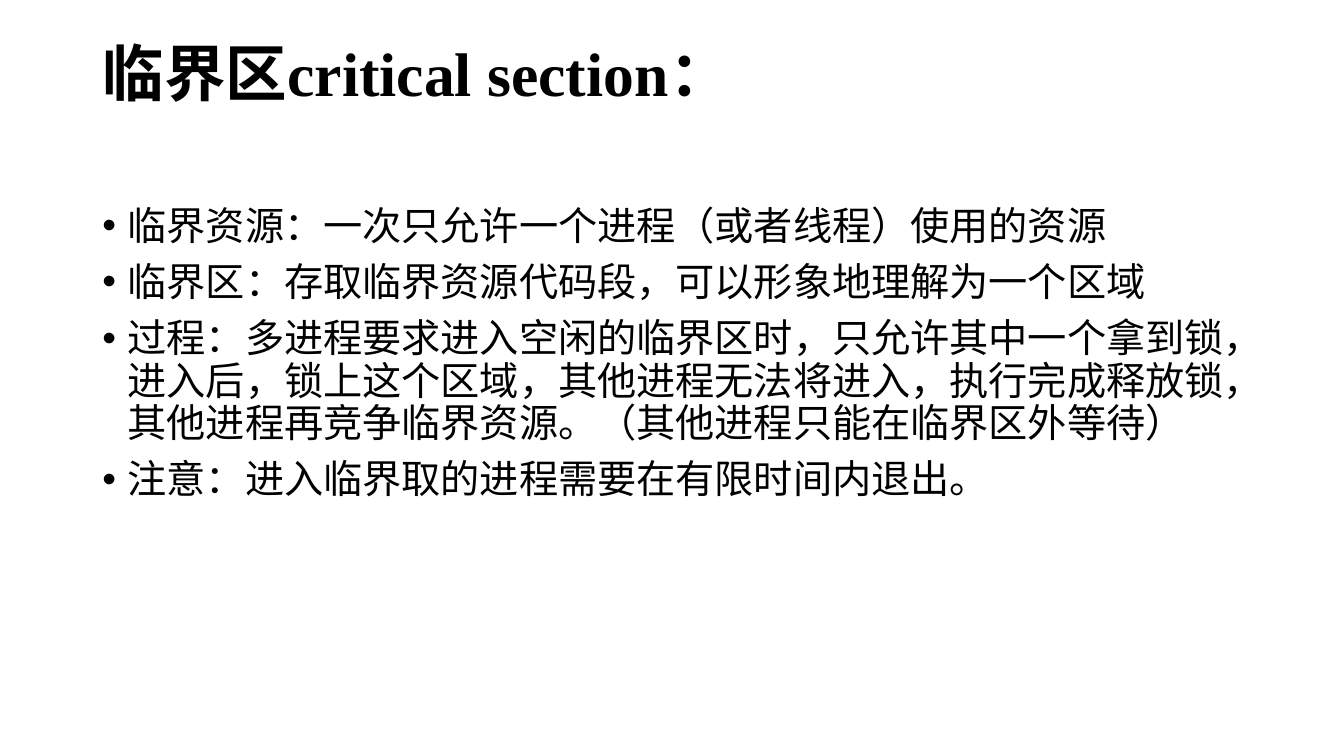
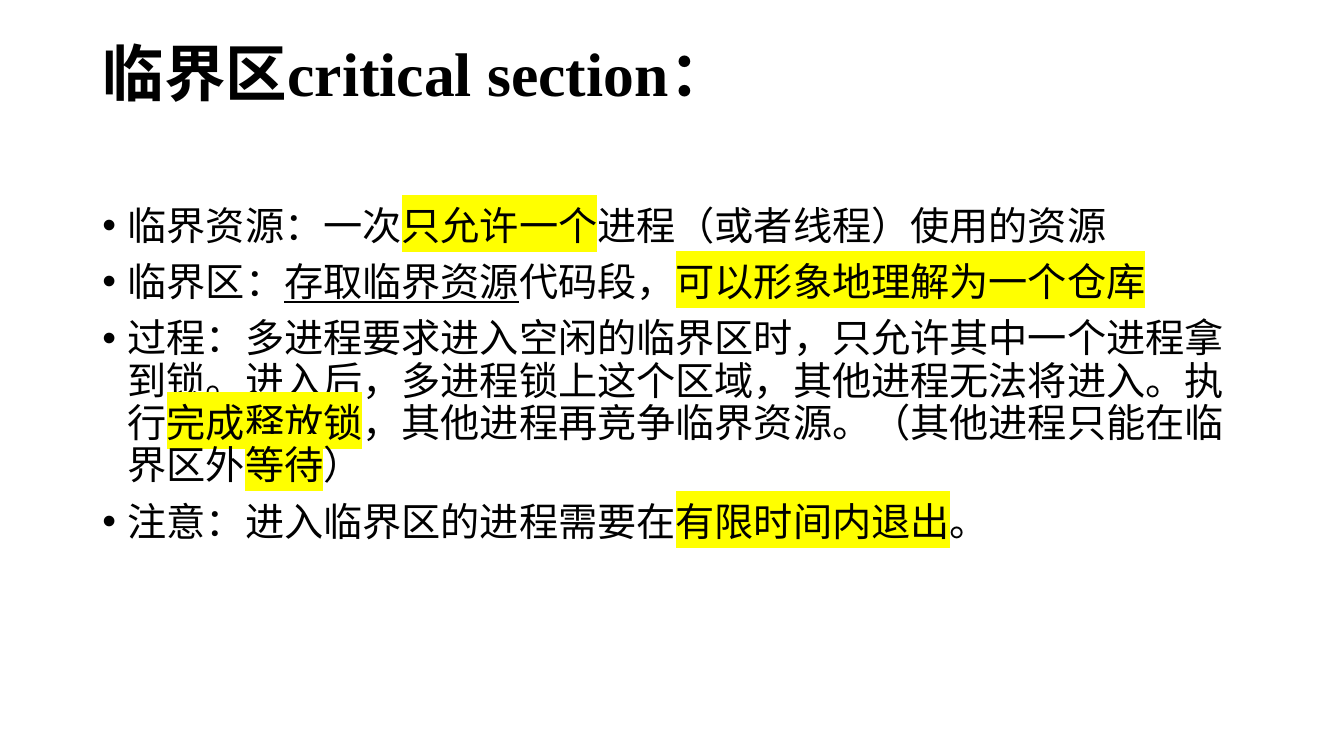
Before and after one commit to lizeyubuaa/pengbeifudao, a slide deck: slide 11 of week13/第十一周多进程.pptx (slide 8 before the commit). Drawn at 1344x756 pixels with LibreOffice and Linux fonts; fonts in the diff are those of the drawing. Boxes give left, top, right and bottom in pixels: in the first picture for what was removed or moved away, otherwise in the second. Text is boxed around its words. In the diff, an @@ line names an element or a change of style, - is before the commit and + after.

```diff
--- a/week13/第十一周多进程.pptx
+++ b/week13/第十一周多进程.pptx
@@ text at (x1=128, y1=200, x2=1107, y2=251): highlight none to #FFFF00 in "临界资源：一次只允许一个进程（或者线程）使用的资源" @@
@@ text at (x1=128, y1=256, x2=1224, y2=547): text changed @@
-• 临界区：存取临界资源代码段，可以形象地理解为一个区域
-• 过程：多进程要求进入空闲的临界区时，只允许其中一个拿到锁，进入后，锁上这个区域，其他进程无法将进入，执行完成释放锁，其他进程再竞争临界资源。（其他进程只能在临界区外等待）
-• 注意：进入临界取的进程需要在有限时间内退出。
+• 临界区：存取临界资源代码段，可以形象地理解为一个仓库
+• 过程：多进程要求进入空闲的临界区时，只允许其中一个进程拿到锁。进入后，多进程锁上这个区域，其他进程无法将进入。执行完成释放锁，其他进程再竞争临界资源。（其他进程只能在临界区外等待）
+• 注意：进入临界区的进程需要在有限时间内退出。
```
Also in this commit, not shown: 14 other slides changed, 3 slides added, 14 other files.
